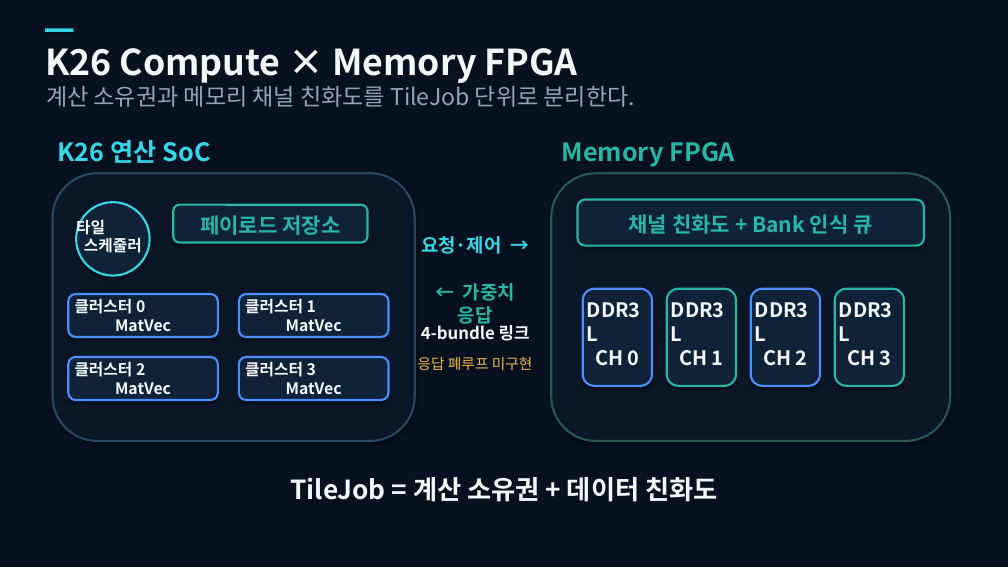
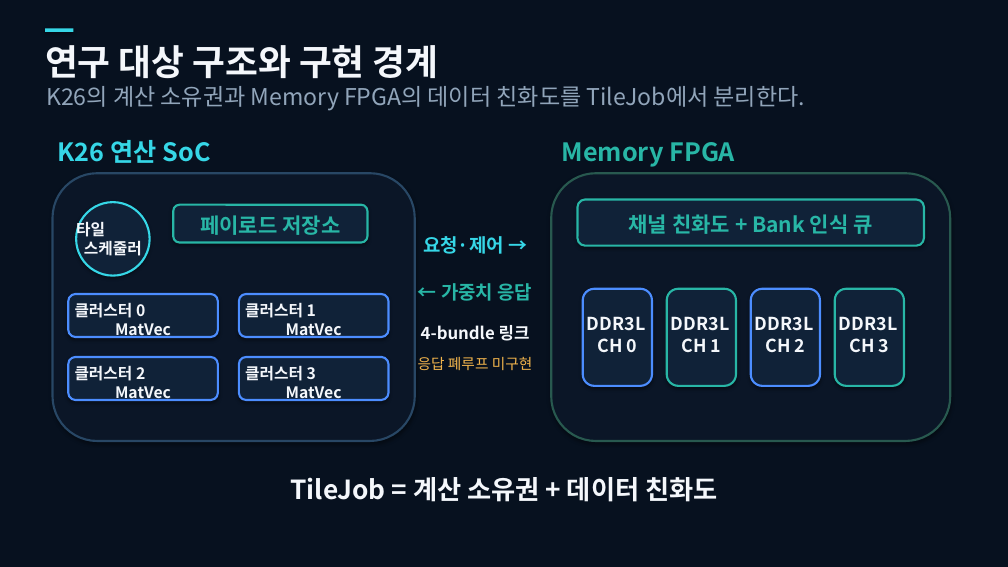
Before and after one commit to snowman0919/varp-k26-memory-fpga, a slide deck: slide 3 of presentation/final/presentation.pptx. Drawn at 1008x567 pixels with LibreOffice and Linux fonts; fonts in the diff are those of the drawing. Boxes give left, top, right and bottom in pixels: in the first picture for what was removed or moved away, otherwise in the second. Text is boxed around its words. In the diff, an @@ line names an element or a change of style, - is before the commit and + after.

```diff
--- a/presentation/final/presentation.pptx
+++ b/presentation/final/presentation.pptx
@@ text at [45,45,439,78]: text changed @@
-K26 Compute × Memory FPGA
+연구 대상 구조와 구현 경계
@@ text at [46,86,805,110]: text changed @@
-계산 소유권과 메모리 채널 친화도를 TileJob 단위로 분리한다.
+K26의 계산 소유권과 Memory FPGA의 데이터 친화도를 TileJob에서 분리한다.
@@ text "← 가중치 응답" rewrapped from [458,283,515,328] to [441,283,533,301] @@
@@ text "클러스터 0 MatVec": place and size @@
-text "클러스터 0 MatVec" at [75,298,171,337]
+text "클러스터 0 MatVec" at [75,302,171,338]
@@ text "클러스터 1 MatVec": place and size @@
-text "클러스터 1 MatVec" at [245,298,342,337]
+text "클러스터 1 MatVec" at [245,302,342,338]
@@ size 19 to 17 pt in 4 elements at [587,316,646,352], [671,316,730,352], [755,316,814,352], [839,316,898,353] @@
@@ text "클러스터 2 MatVec": place and size @@
-text "클러스터 2 MatVec" at [75,361,171,394]
+text "클러스터 2 MatVec" at [75,365,171,401]
@@ text "클러스터 3 MatVec": place and size @@
-text "클러스터 3 MatVec" at [245,361,342,394]
+text "클러스터 3 MatVec" at [245,365,342,401]
```
Also in this commit, not shown: 7 other slides changed, 2 slides added, 2 slides removed, 51 other files.
